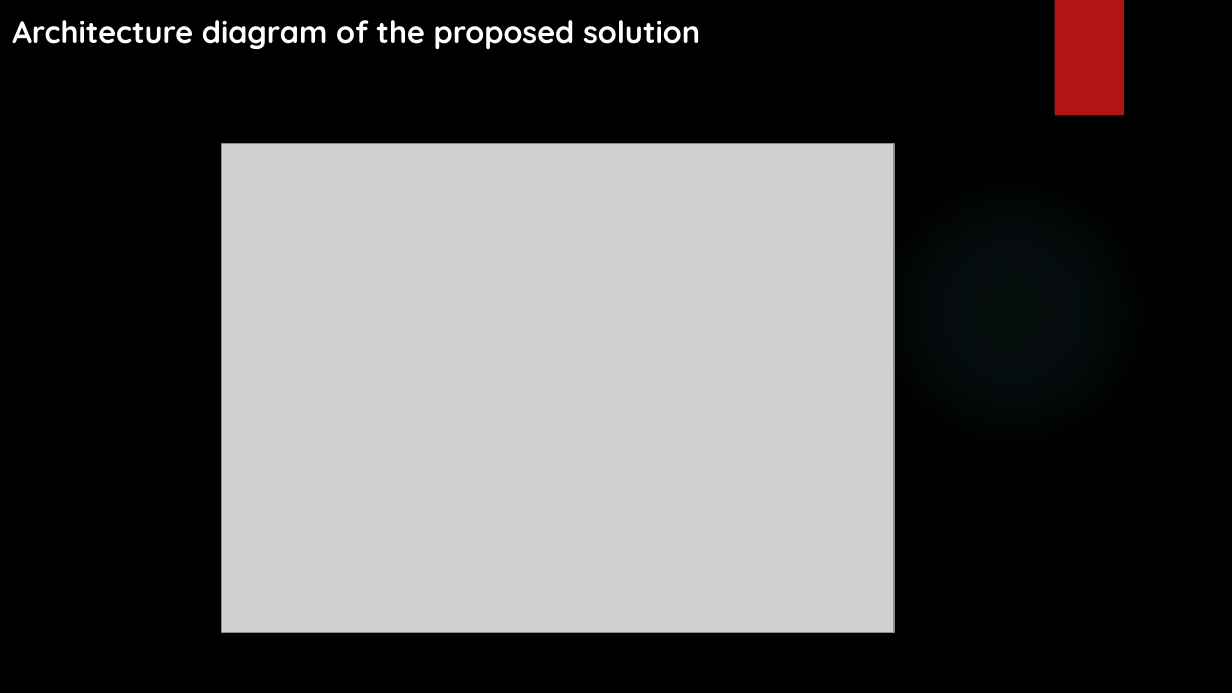
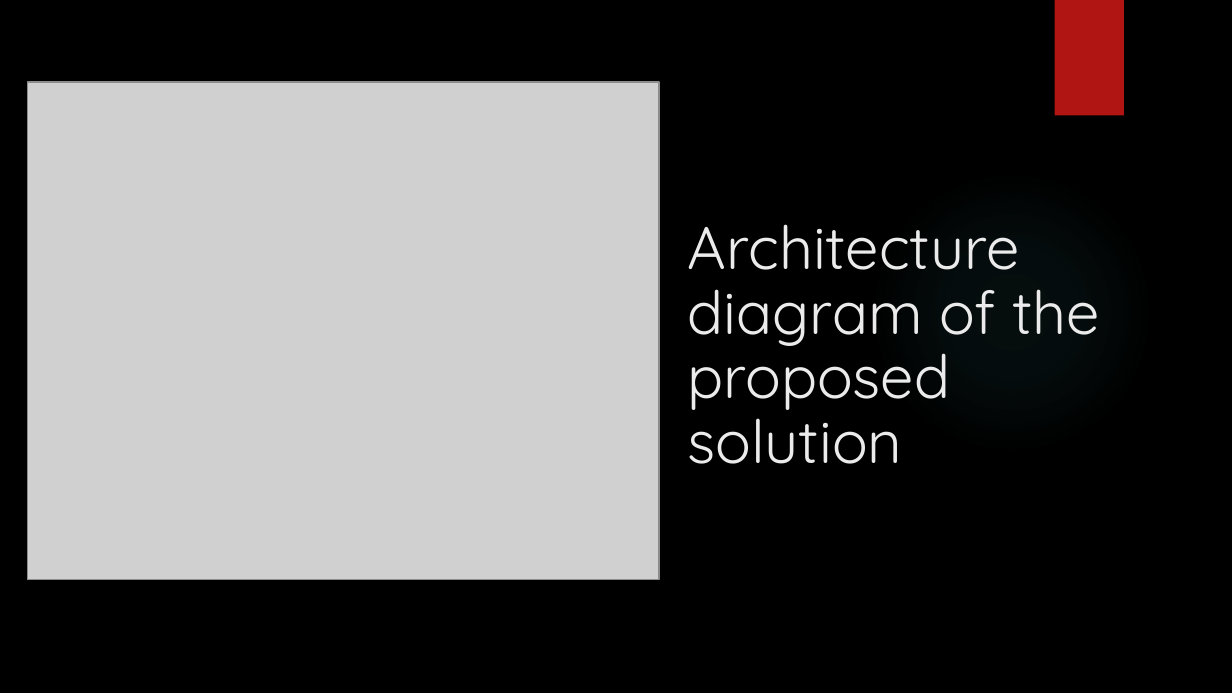
Before and after one commit to Aryanshukla578/Website, a slide deck: slide 6 of Hackathon(codebharat).pptx. Drawn at 1232x693 pixels with LibreOffice and Linux fonts; fonts in the diff are those of the drawing; grey boxes stand for pictures; background and template pictures are left out. Boxes give left, top, right and bottom in pixels: in the first picture for what was removed or moved away, otherwise in the second. Text is boxed around its words. In the diff, an @@ line names an element or a change of style, - is before the commit and + after.

```diff
--- a/Hackathon(codebharat).pptx
+++ b/Hackathon(codebharat).pptx
@@ picture: place and size @@
-picture at bbox=[222, 144, 894, 633]
+picture at bbox=[27, 83, 659, 580]
@@ text "Architecture diagram of the proposed ...": place and size @@
-text "Architecture diagram of the proposed ..." at bbox=[12, 20, 700, 49]
+text "Architecture diagram of the proposed ..." at bbox=[688, 224, 1100, 464]
@@ text "Architecture diagram of the proposed ..." at bbox=[688, 224, 1100, 464]: size 18 to 35 pt, text colour #FFFFFF to #EBEBEB, bold off; line spacing 1 to 0.9; more space between paragraphs; vertical alignment top to bottom @@
```
Also in this commit, not shown: 7 other slides changed.
